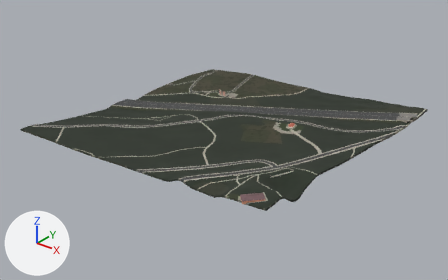
One commit to the glTF model public/tiles/oeste/t_0_4.glb: the scene before it, then after it.
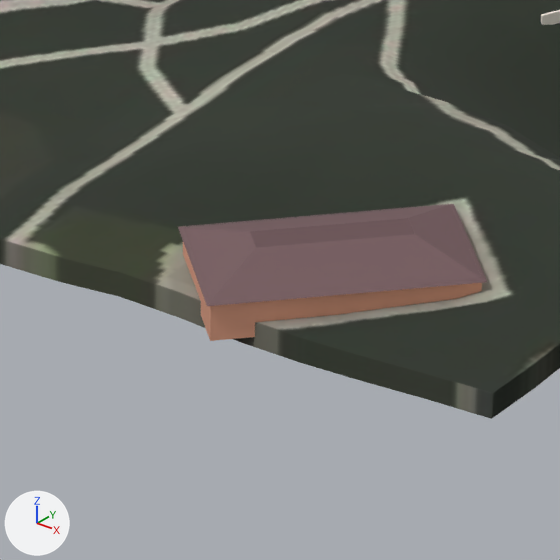
Each version is shown whole from a 50 mm camera at (-4820.0, 61.0, 571.0) aimed at (-5422.0, 812.0, 105.0), then close up on the part from 50% to 61% of the width and 63% to 80% of the height. The axes (+X, +Y, +Z) are drawn at lower left. The lights are the same throughout. The older version's two pictures come first. Where no turn or scale is listed for an object, it has been applied to the vertices. Vertices at exactly the same position are counted once.

In view in the first close-up: 'buildings', 'terrain'.
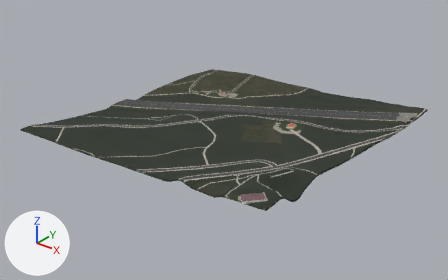
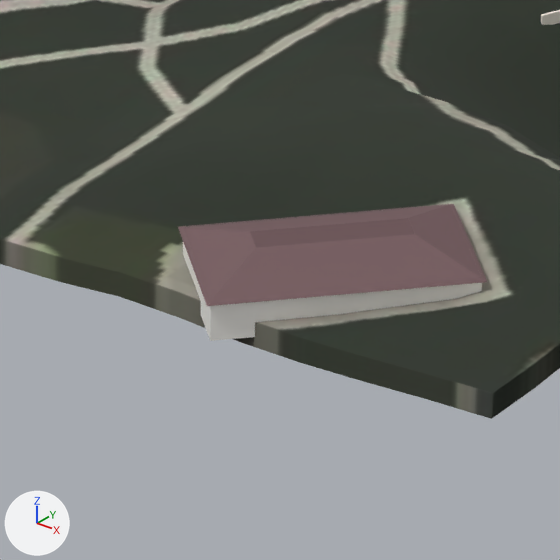
The edits, one by one:
me_buildings has 284 vertices, 335 faces and spans x -181.0..181.0, y -229.0..229.0, z -27.0..27.0.
me_buildings is used by ob_buildings; location (-5351.1, 809.5, 149.9).
me_buildings part 1: 82 faces centred in x -181.0..161.0, y -228.0..129.0, z -24.0..27.0 are repainted in the vertex colours; the middle colour goes from green #26a338 to greyish blue #636383.

Boxes [x1, y1, x2, y2] around the edits, measured in the close-ups (560 x 560 px):
part 1 of me_buildings, recoloured (lighter): [183, 240, 485, 341] in both
